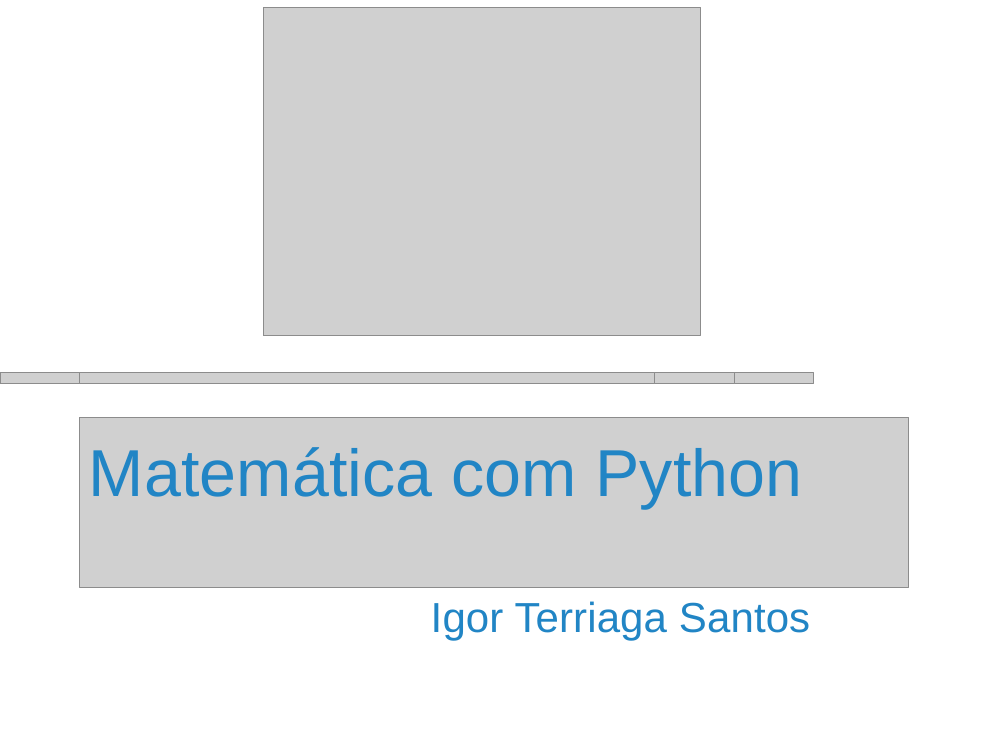
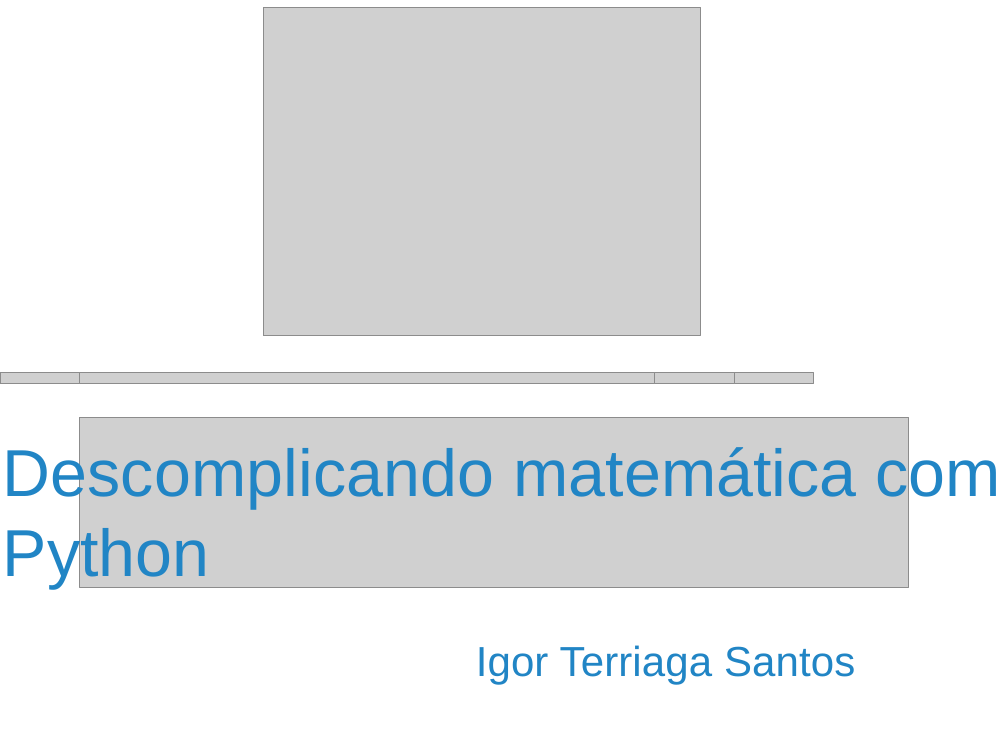
Before and after one commit to IgorSantos1996/MathwithPython, a slide deck: slide 1 of MatematicaPython.pptx. Drawn at 1008x756 pixels with LibreOffice and Linux fonts; fonts in the diff are those of the drawing; grey boxes stand for pictures; background and template pictures are left out. Boxes give left, top, right and bottom in pixels: in the first picture for what was removed or moved away, otherwise in the second. Text is boxed around its words. In the diff, an @@ line names an element or a change of style, - is before the commit and + after.

```diff
--- a/MatematicaPython.pptx
+++ b/MatematicaPython.pptx
@@ text at (3, 444, 1001, 589): text changed @@
-Matemática com Python
+Descomplicando matemática com
+Python
@@ text "Igor Terriaga Santos": place and size @@
-text "Igor Terriaga Santos" at (431, 601, 810, 641)
+text "Igor Terriaga Santos" at (476, 645, 855, 685)
```
Also in this commit, not shown: 9 slides added, 1 other file.
